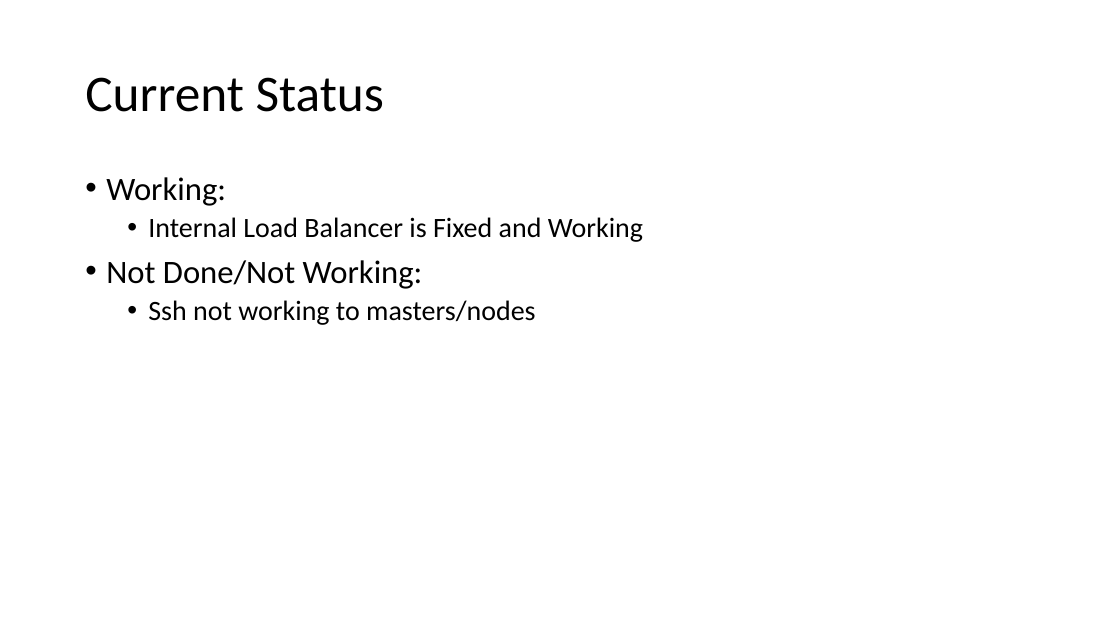
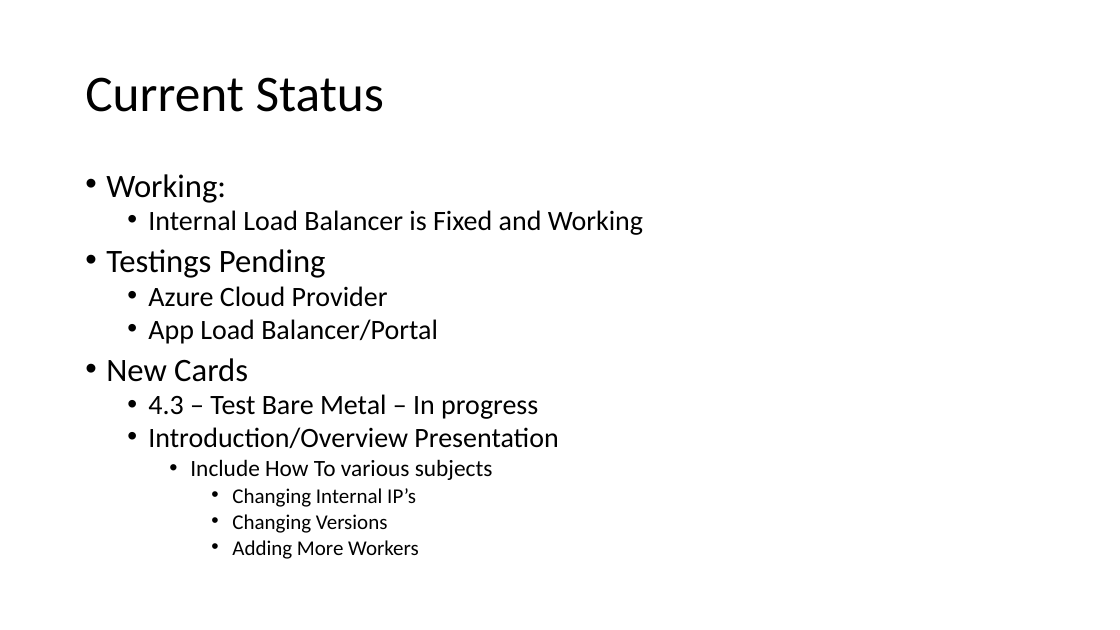
Before and after one commit to glennswest/ocpupi4azure, a slide deck: slide 12 of arm/doc/azocpupidemo2.pptx (slide 13 before the commit). Drawn at 1120x630 pixels with LibreOffice and Linux fonts; fonts in the diff are those of the drawing. Boxes give left, top, right and bottom in pixels: in the first picture for what was removed or moved away, otherwise in the second. Text is boxed around its words. In the diff, an @@ line names an element or a change of style, - is before the commit and + after.

Commit message:
Add status update

```diff
--- a/arm/doc/azocpupidemo2.pptx
+++ b/arm/doc/azocpupidemo2.pptx
@@ text at (106,174,643,235): line spacing 0.9 to 0.8 @@
@@ text at (106,249,558,559): text changed @@
-• Not Done/Not Working:
-  • Ssh not working to masters/nodes
+• Testings Pending
+  • Azure Cloud Provider
+  • App Load Balancer/Portal
+• New Cards
+  • 4.3 – Test Bare Metal – In progress
+  • Introduction/Overview Presentation
+    • Include How To various subjects
+      • Changing Internal IP’s
+      • Changing Versions
+      • Adding More Workers
```
Also in this commit, not shown: 1 other slide changed, 2 slides added, 2 slides removed, 2 other files.
